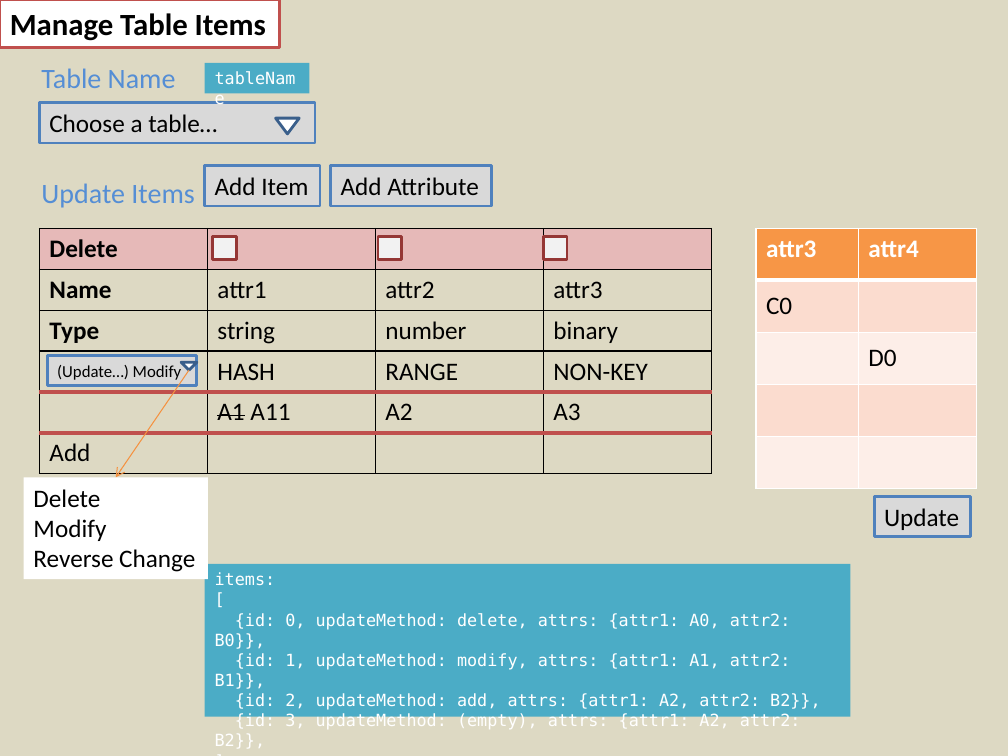
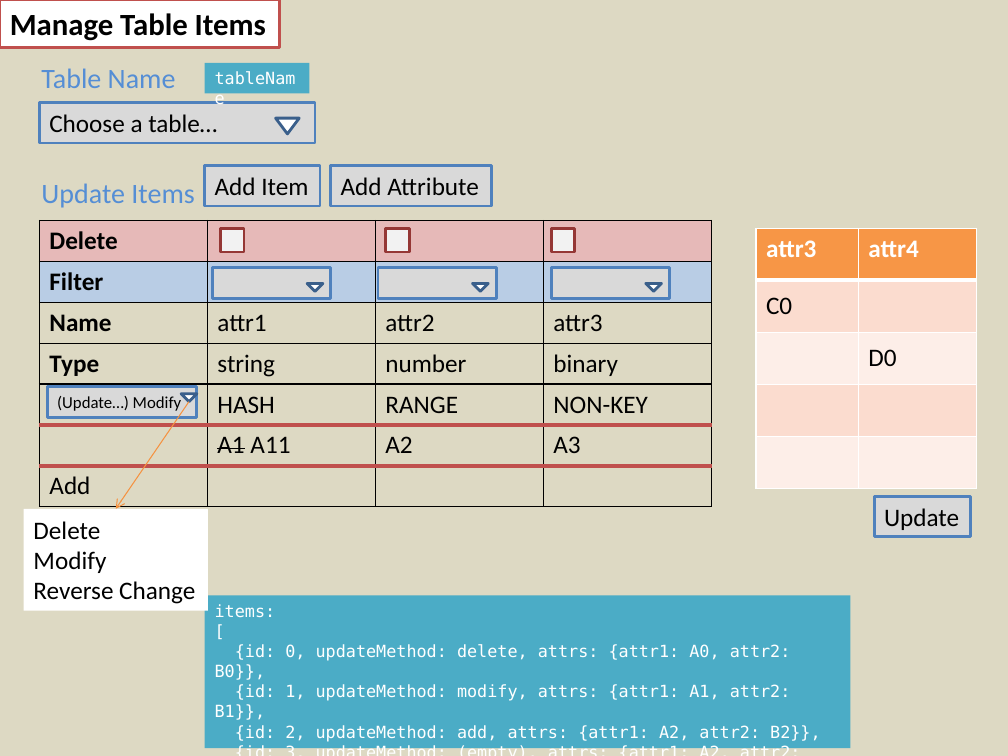
Before and after one commit to joycejoyce/DynamoDBManager, a slide deck: slide 5 of design/DynamoDB Manager.pptx. Drawn at 1008x756 pixels with LibreOffice and Linux fonts; fonts in the diff are those of the drawing; background and template pictures are left out. Boxes give left, top, right and bottom in pixels: in the first picture for what was removed or moved away, otherwise in the second. Text is boxed around its words. In the diff, an @@ line names an element or a change of style, - is before the commit and + after.

Commit message:
1) Delete attribute 2) Filter view

```diff
--- a/design/DynamoDB Manager.pptx
+++ b/design/DynamoDB Manager.pptx
@@ table at box(39, 221, 713, 507) @@
+row 2: Filter |  |  | 
@@ table: place and size @@
-table at box(39, 229, 713, 474)
+table at box(39, 221, 713, 507)
@@ 3 rectangles: place and size @@
-3 rectangles at box(213, 236, 566, 259)
+3 rectangles at box(221, 229, 575, 252)
@@ rectangle added at box(213, 268, 331, 298), fill #D9D9D9, outline #4F81BD 2 pt @@
@@ rectangle added at box(378, 268, 496, 298), fill #D9D9D9, outline #4F81BD 2 pt @@
@@ rectangle added at box(551, 268, 669, 298), fill #D9D9D9, outline #4F81BD 2 pt @@
@@ flow chart merge added at box(307, 283, 324, 291), fill #FFFFFF, outline #3A5F8C 2 pt @@
@@ flow chart merge added at box(473, 283, 489, 291), fill #FFFFFF, outline #3A5F8C 2 pt @@
@@ flow chart merge added at box(646, 283, 662, 291), fill #FFFFFF, outline #3A5F8C 2 pt @@
@@ 2 rectangles, 1 arrow, 1 flow chart merge: place and size @@
-2 rectangles, 1 arrow, 1 flow chart merge at box(23, 356, 208, 580)
+2 rectangles, 1 arrow, 1 flow chart merge at box(23, 387, 208, 611)
@@ rectangle "items:": place and size @@
-rectangle "items:" at box(205, 563, 851, 716)
+rectangle "items:" at box(205, 596, 851, 748)
```
Also in this commit, not shown: 4 other files.
